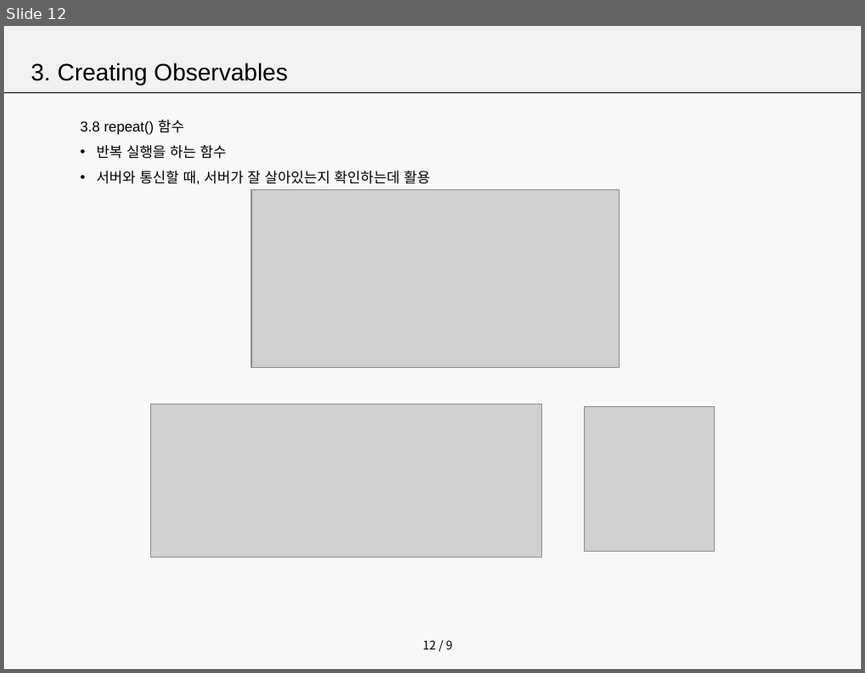
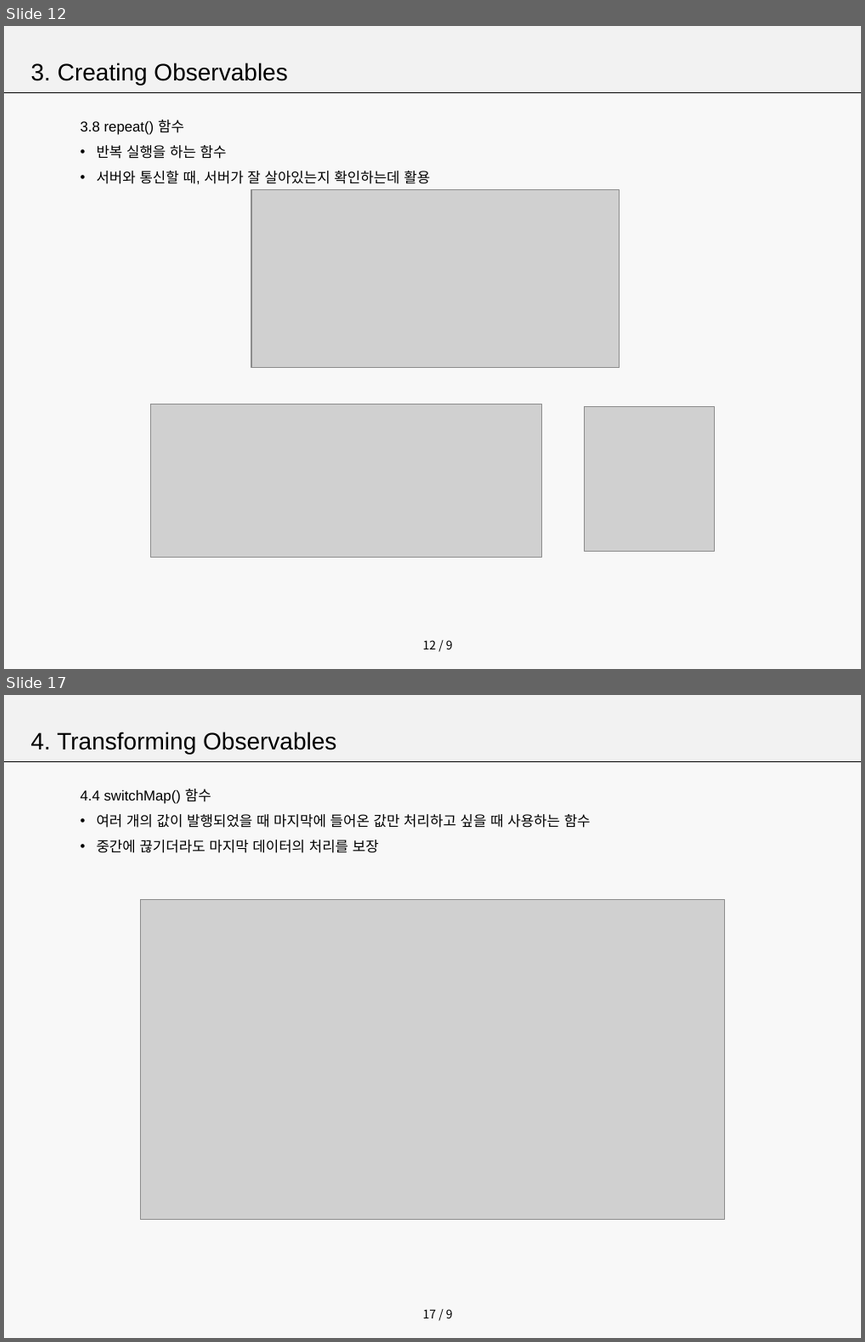
Before and after one commit to seoyoon630/RxDemo, a slide deck: RxJava.pptx. Shown one above the other, each under a label of ours: slide 12 before the commit, slides 12 and 17 after it; the slides between them are not shown. The pictures are 865x673 and 865x1342 pixels, drawn with LibreOffice and Linux fonts; fonts in the diff are those of the drawing; grey boxes stand for pictures. Boxes give left, top, right and bottom in pixels: in the first picture for what was removed or moved away, otherwise in the second. Text is boxed around its words. In the diff, an @@ line names an element or a change of style, - is before the commit and + after.

```diff
--- a/RxJava.pptx
+++ b/RxJava.pptx
@@ slide 17 added at [4, 695, 861, 1338], background #F2F2F2 at 50% opacity; not listed: 3 template elements that a slide beside it also shows @@
@@ text added at [31, 732, 336, 754], 20 pt, text #000000 @@
+4. Transforming Observables
@@ text added at [80, 789, 590, 853], 12 pt, text #000000 @@
+  4.4 switchMap() 함수
+• 여러 개의 값이 발행되었을 때 마지막에 들어온 값만 처리하고 싶을 때 사용하는 함수
+• 중간에 끊기더라도 마지막 데이터의 처리를 보장
@@ picture added at [140, 899, 725, 1219] @@
```
Also in this commit, not shown: 8 other slides added, 2 slides removed, 7 other files.
